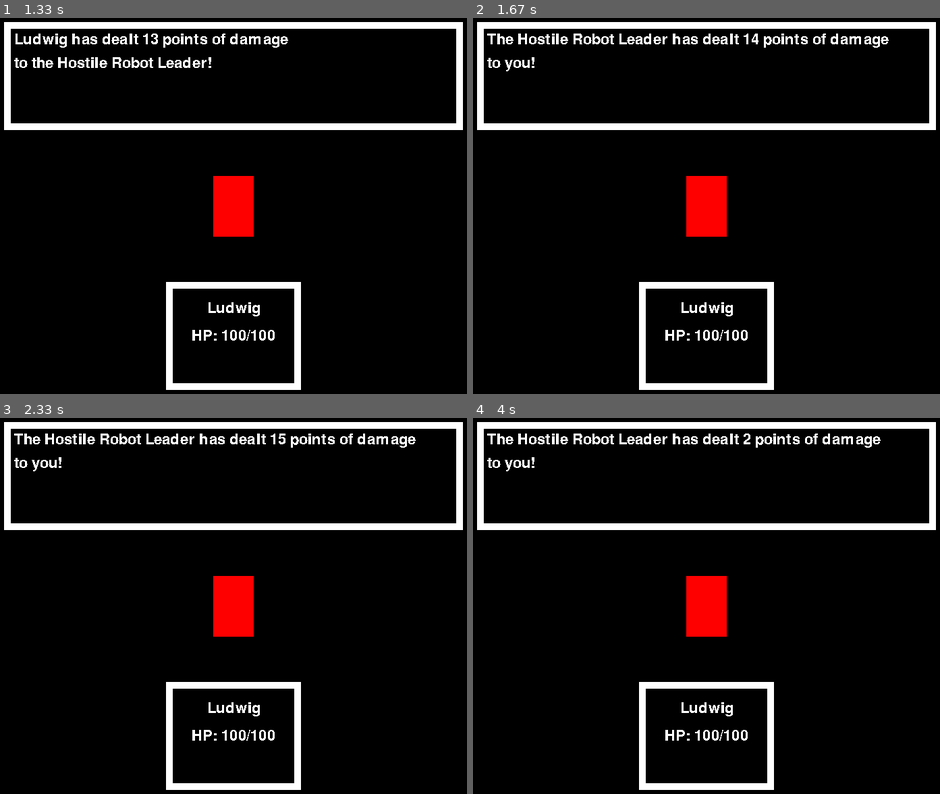
Above: before the commit, frames 1-4 (two rows, left to right).
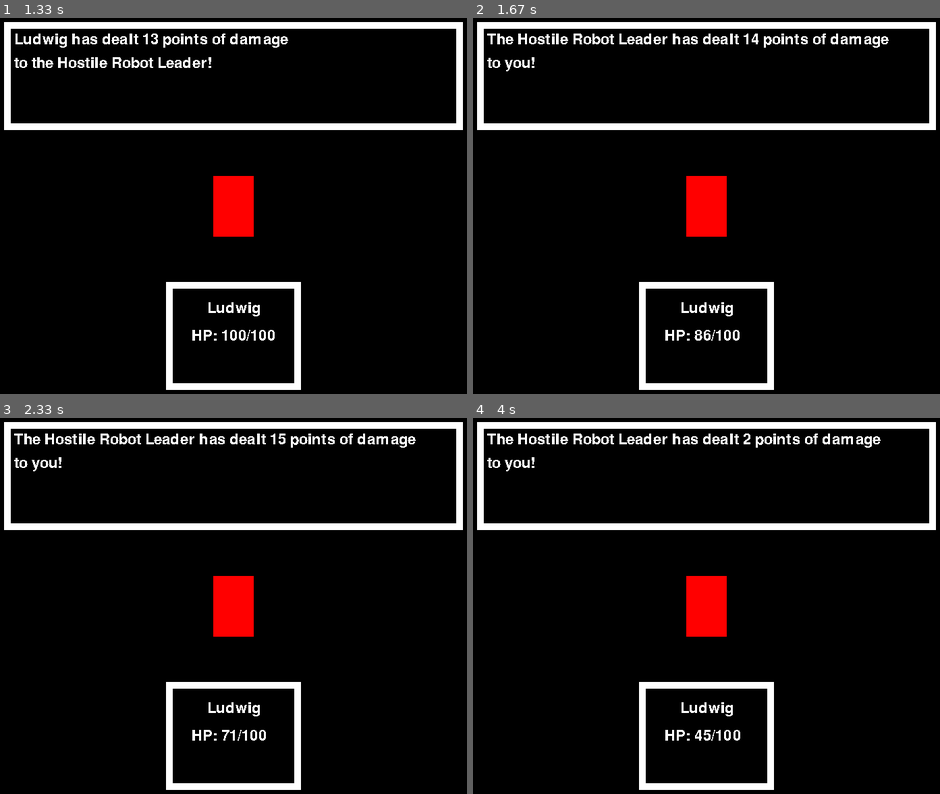
Above: after the commit, the same moments.

Repository: eduardoluis11/final-project-cs50-python
Game: pygame game, started from project.py
Same seed, same stepped clock (60 frames per second), same inputs: the game is played once before the commit and once after it.
Inputs:
- Up to frame 1 (1.33 s): tap Z at 0.33, 1.07 s; tap 1 at 0.67 s
- Up to frame 2 (1.67 s): tap Z at 1.37, 1.57 s
- Up to frame 3 (2.33 s): tap Z at 1.9, 2.2 s
- Up to frame 4 (4 s): tap Z at 2.4, 2.7, 2.97, 3.3, 3.6, 3.73 s

Frame 1 is identical in both runs. In frame 2, 0.2% of the frame differs, in the area x 47-59%, y 82-86%; in frame 3, 0.1%; in frame 4, 0.2%.

Commit message:
Player's HP Updated in UI
Now the UI is being updated to show that the Player’s HP is being reduced by the enemy’s attacks.

Diff:
--- a/project.py
+++ b/project.py
@@ -256,6 +256,61 @@
 # This will add the game's title to the window's tab
 pygame.display.set_caption("Gold Standard")
 
+""" Class that stores the properties for each character (both the player and the enemy).
+
+Now, I could consider creating the Character class so that I can store the character’s name, HP, and attack points by
+using object oriented programming, so that I can easily access the remaining HP and the attack points from both the
+player and the enemy. Also, by using “name” as another property or field, I could easily render the name of the main
+character and the enemy by using formatted strings (“f({variable})”).
+
+First, I need to make an __init__ function, and I will pass "self", and the health points, attack points, and
+the character's name as parameters (source: my "Cookie Jar" 2025 Homework submission from Week 8 for
+CS50 Python's Harvard's course.)
+
+To be able to easily read the properties of the Character class, I will also create a __str__() function, and
+return each property of it (source: my "Cookie Jar" 2025 Homework submission from Week 8 for CS50 Python's Harvard's
+course.)
+
+I’m properly adding and creating the main character by using the Character class by using object oriented programming.
+
+I created both the player and the enemy as global variables since I want to access the player and the enemy's
+properties in all of my functions, be it on main(), or be it in the other 3 functions that i need to create.
+"""
+
+
+class Character:
+
+    # Init() function
+    def __init__(self, name, health_points, attack_points):
+        # Character's name
+        self.name = name
+
+        # Character's health points (HP)
+        self.health_points = health_points
+
+        # Character's attack points
+        self.attack_points = attack_points
+
+    # __str__() function
+    def __str__(self):
+        return f"{self.name} - HP: {self.health_points} - Attack points: {self.attack_points}"
+
+
+# This creates the player and the enemy by using the Character class
+# This will create the player's stats by using the Character class
+player = Character("Ludwig", 100, 20)
+
+# This creates the enemy's statistics / stats by using the Character class
+enemy = Character("Hostile Robot Leader", 500, 10)
+
+# # DEBUG: this should print me the enemy's properties
+# print("Enemy's stats: ")
+# print(str(enemy))
+
+# # DEBUG: this should print me the properties of the playable character
+# print("Player's stats: ")
+# print(str(player))
+
 # This specifies the font that I will use, and its size. At least, I'll use this for the playable character's name.
 game_font = pygame.font.Font(None, 32)
 players_current_hp = 100  # This stores the current HP for the player. This goes down if the enemy hurts you.
@@ -289,7 +344,7 @@
 playable_characters_name_rectangle = playable_characters_name_surface.get_rect(center=(360, 440))
 
 # Surface for the Playable Character's HP (Hit Points / life points)
-players_hp_surface = game_font.render(f'HP: {players_current_hp}/100', False, 'White')
+players_hp_surface = game_font.render(f'HP: {player.health_points}/100', False, 'White')
 
 # Rectangle for the Player's HP
 players_hp_rectangle = players_hp_surface.get_rect(center=(360, 480))
@@ -311,62 +366,7 @@
 has_player_attacked = False  # This tells me if the player selected the "Attack" command
 is_players_turn = True  # This tells me if the current turn is the player's turn
 is_enemys_turn = False  # This tells me if the current turn is the enemy's turn.
-did_enemy_use_regular_attack = False    # This tells me if the enemy used a normal attack
-
-""" Class that stores the properties for each character (both the player and the enemy).
-
-Now, I could consider creating the Character class so that I can store the character’s name, HP, and attack points by
-using object oriented programming, so that I can easily access the remaining HP and the attack points from both the
-player and the enemy. Also, by using “name” as another property or field, I could easily render the name of the main
-character and the enemy by using formatted strings (“f({variable})”).
-
-First, I need to make an __init__ function, and I will pass "self", and the health points, attack points, and
-the character's name as parameters (source: my "Cookie Jar" 2025 Homework submission from Week 8 for
-CS50 Python's Harvard's course.)
-
-To be able to easily read the properties of the Character class, I will also create a __str__() function, and
-return each property of it (source: my "Cookie Jar" 2025 Homework submission from Week 8 for CS50 Python's Harvard's
-course.)
-
-I’m properly adding and creating the main character by using the Character class by using object oriented programming.
-
-I created both the player and the enemy as global variables since I want to access the player and the enemy's
-properties in all of my functions, be it on main(), or be it in the other 3 functions that i need to create.
-"""
-
-
-class Character:
-
-    # Init() function
-    def __init__(self, name, health_points, attack_points):
-        # Character's name
-        self.name = name
-
-        # Character's health points (HP)
-        self.health_points = health_points
-
-        # Character's attack points
-        self.attack_points = attack_points
-
-    # __str__() function
-    def __str__(self):
-        return f"{self.name} - HP: {self.health_points} - Attack points: {self.attack_points}"
-
-
-# This creates the player and the enemy by using the Character class
-# This will create the player's stats by using the Character class
-player = Character("Ludwig", 100, 20)
-
-# This creates the enemy's statistics / stats by using the Character class
-enemy = Character("Hostile Robot Leader", 500, 10)
-
-# # DEBUG: this should print me the enemy's properties
-# print("Enemy's stats: ")
-# print(str(enemy))
-
-# # DEBUG: this should print me the properties of the playable character
-# print("Player's stats: ")
-# print(str(player))
+did_enemy_use_regular_attack = False  # This tells me if the enemy used a normal attack
 
 # Functions / methods.
 
@@ -458,6 +458,7 @@
     global is_players_turn
     global is_enemys_turn
     global did_enemy_use_regular_attack
+    global players_hp_surface
 
     # End of the Global Variables
 
@@ -593,7 +594,7 @@
 
                         # The dialogue box shows you that the enemy is attacking the player
                         battle_message = f"The {enemy.name} attacks you!"
-                        battle_message_2 = ""   # Second line of the battle message (empty)
+                        battle_message_2 = ""  # Second line of the battle message (empty)
 
                         # This will render the message with the enemy deling damage with a regular attack
                         did_enemy_use_regular_attack = True
@@ -614,6 +615,9 @@
                         # I COULD REFACTOR THIS TO PUT IT ON A FUNCTION OUTSIDE OF main()!
                         player.health_points = player.health_points - randomly_generated_damage_output
 
+                        # Updating the Player's HP in the UI
+                        players_hp_surface = game_font.render(f'HP: {player.health_points}/100', False, 'White')
+
                         # DEBUG: This tells me how many HP points the enemy has after being attacked
                         print("Your HP points left: " + str(player.health_points))
 
@@ -626,7 +630,6 @@
 
                         # # This will display the battle menu after the enemy attacks the player
                         # display_battle_menu = True
-
 
         # If no input is detected by the user (if they don't click nor press any keys), this will execute
 
